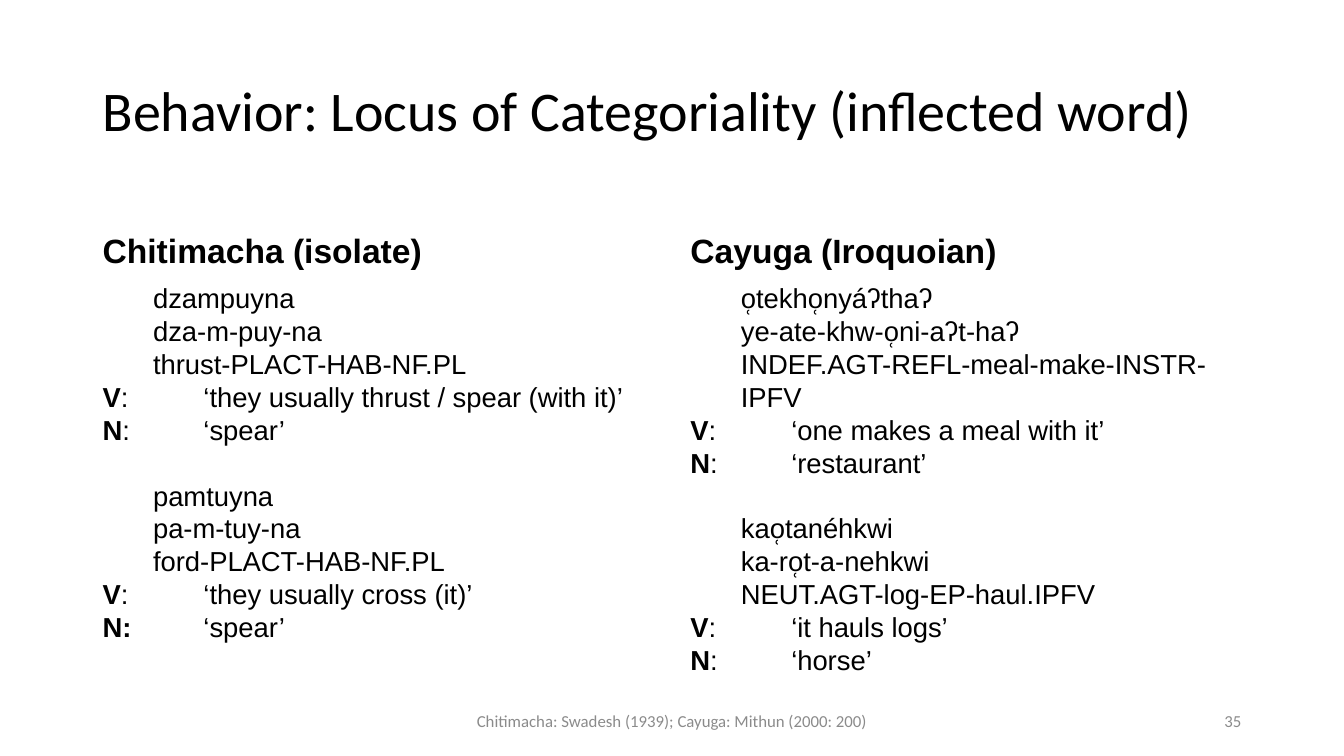
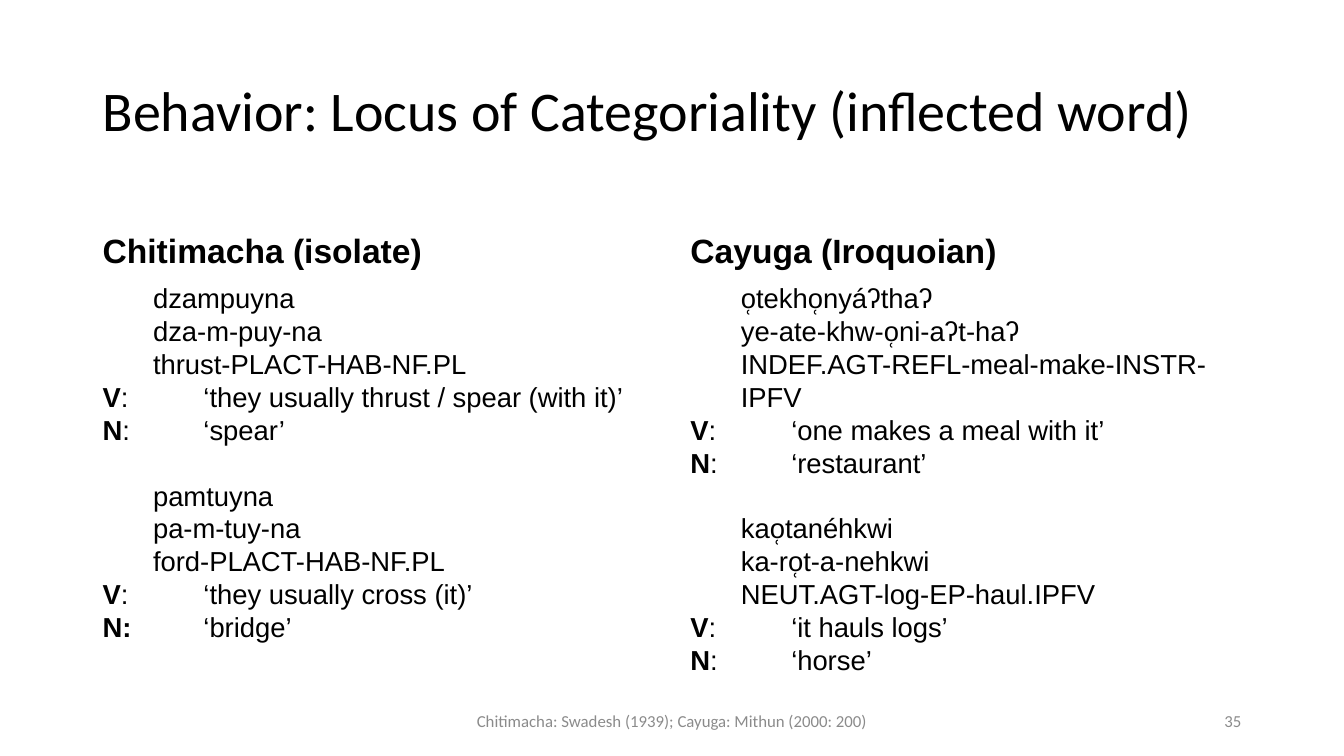
Before and after one commit to dwhieb/dissertation, a slide deck: slide 35 of publications/Lexical flexibility Expanding the empirical coverage/slides.pptx. Drawn at 1344x756 pixels with LibreOffice and Linux fonts; fonts in the diff are those of the drawing. Boxes give left, top, right and bottom in pixels: in the first picture for what was removed or moved away, otherwise in the second. Text is boxed around its words. In the diff, an @@ line names an element or a change of style, - is before the commit and + after.

```diff
--- a/publications/Lexical flexibility Expanding the empirical coverage/slides.pptx
+++ b/publications/Lexical flexibility Expanding the empirical coverage/slides.pptx
@@ text at (x1=103, y1=617, x2=291, y2=643): text changed @@
-N: ‘spear’
+N: ‘bridge’
```
Also in this commit, not shown: 53 other files.
